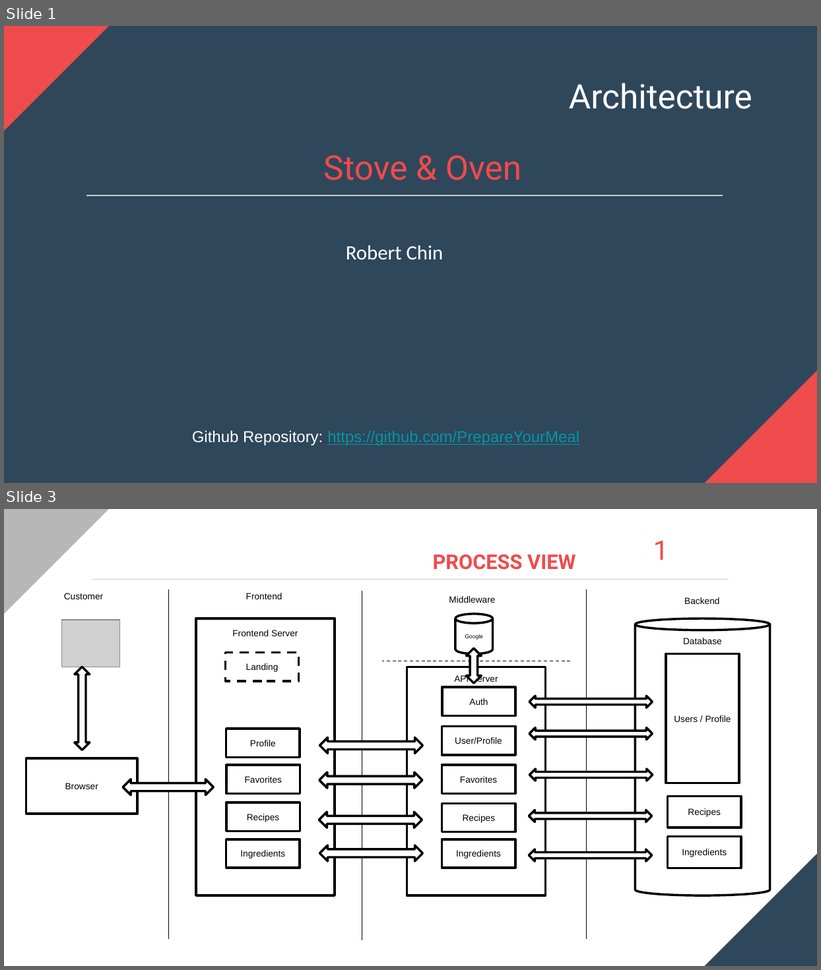
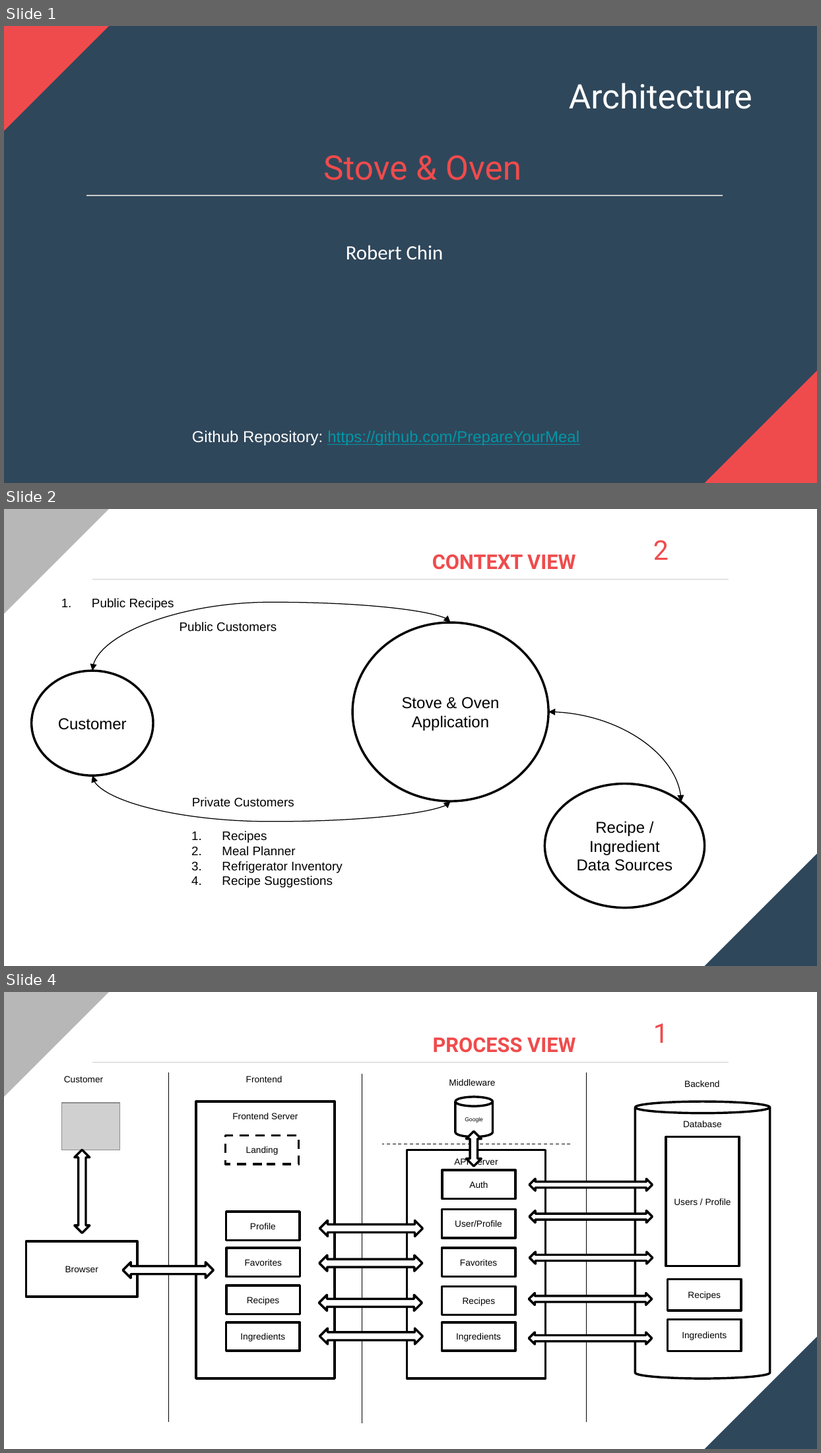
Before and after one commit to PrepareYourMeal/docs, a slide deck: Architecture/Stove&Oven - ArchitectureV4.pptx. Shown one above the other, each under a label of ours: slides 1 and 3 before the commit, slides 1, 2 and 4 after it; the slides between them are not shown. The pictures are 821x970 and 821x1453 pixels, drawn with LibreOffice and Linux fonts; fonts in the diff are those of the drawing; grey boxes stand for pictures. Boxes give left, top, right and bottom in pixels: in the first picture for what was removed or moved away, otherwise in the second. Text is boxed around its words. In the diff, an @@ line names an element or a change of style, - is before the commit and + after.

```diff
--- a/Architecture/Stove&Oven - ArchitectureV4.pptx
+++ b/Architecture/Stove&Oven - ArchitectureV4.pptx
@@ slide 2 added at (x1=4, y1=509, x2=817, y2=966), background #FFFFFF @@
@@ right triangle added at (x1=4, y1=509, x2=109, y2=614), fill #B7B7B7 @@
@@ text added at (x1=653, y1=540, x2=669, y2=560), 24 pt, text #F04B4C @@
+2
@@ text added at (x1=432, y1=555, x2=576, y2=570), 18 pt, text #F04B4C, bold @@
+CONTEXT VIEW
@@ line added from (729, 580) to (92, 580), #CCCCCC 0.75 pt @@
@@ text added at (x1=671, y1=579, x2=715, y2=580), 60 pt, text #FFFFFF @@
+A
@@ text added at (x1=92, y1=598, x2=174, y2=610), 11 pt, text #000000 @@
+1. Public Recipes
@@ curved double arrow added from (92, 671) to (450, 623), #000000 0.75 pt @@
@@ text added at (x1=180, y1=622, x2=277, y2=632), 11 pt, text #000000 @@
+Public Customers
@@ ellipse added at (x1=353, y1=623, x2=548, y2=802), fill #FFFFFF, outline #000000 2 pt, 14 pt, text #000000 @@
+Stove & Oven Application
@@ ellipse added at (x1=32, y1=671, x2=154, y2=776), fill #FFFFFF, outline #000000 2 pt, 14 pt, text #000000 @@
+Customer
@@ curved double arrow added from (548, 712) to (681, 802), #000000 0.75 pt @@
@@ curved double arrow added from (92, 776) to (450, 802), #000000 0.75 pt @@
@@ ellipse added at (x1=545, y1=784, x2=705, y2=908), fill #FFFFFF, outline #000000 2 pt, 14 pt, text #000000 @@
+Recipe / Ingredient Data Sources
@@ text added at (x1=192, y1=797, x2=294, y2=807), 11 pt, text #000000 @@
+Private Customers
@@ text added at (x1=222, y1=831, x2=342, y2=888), 11 pt, text #000000 @@
+1. Recipes
+2. Meal Planner
+3. Refrigerator Inventory
+4. Recipe Suggestions
@@ right triangle added at (x1=705, y1=854, x2=817, y2=966), fill #2F475B @@
@@ what was slide 3 is now slide 4 @@
```
Also in this commit, not shown: 2 slides changed.
